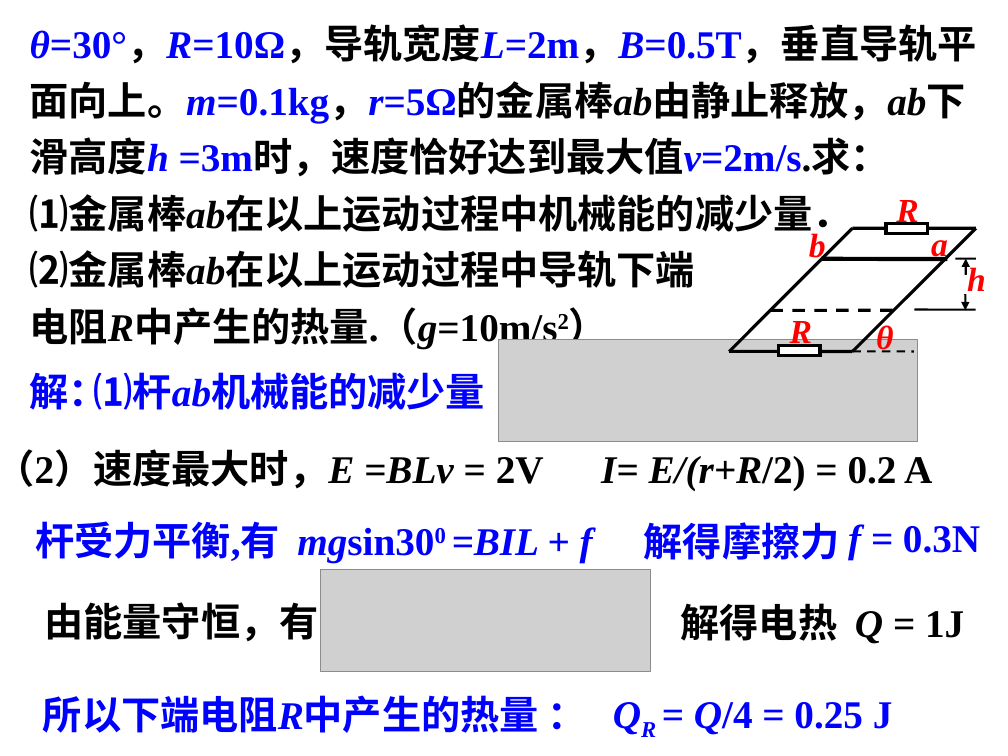
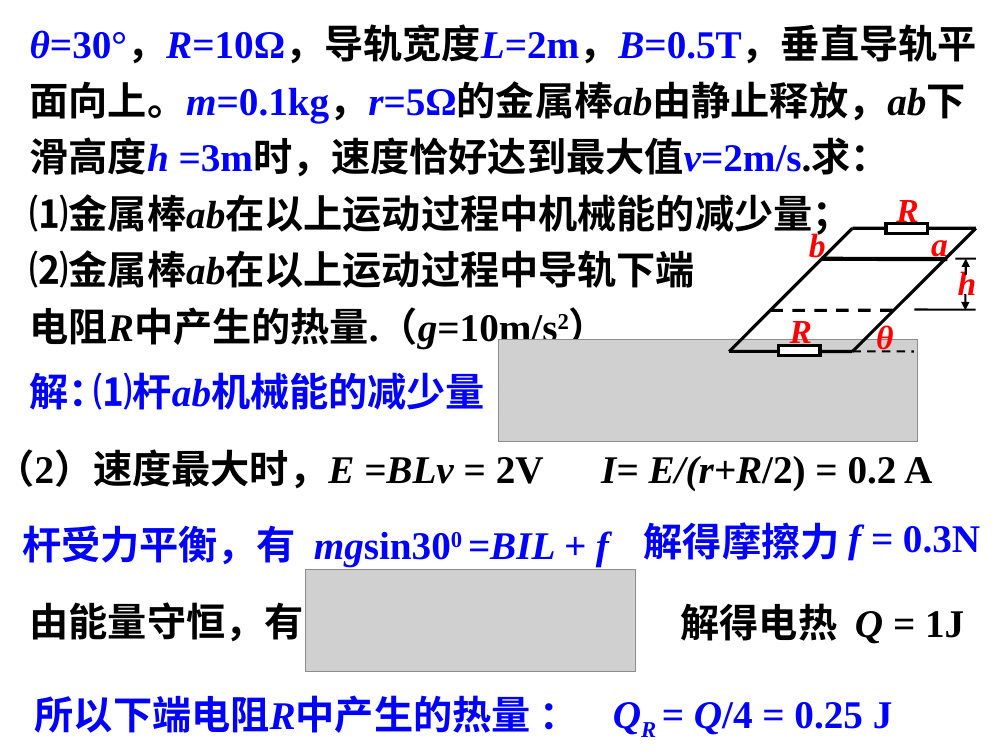
Before and after one commit to saddestboy/wuli2, a slide deck: slide 41 of 4.5A电磁感应问题的综合应用/习题课 电磁感应规律的综合应用.ppt. Drawn at 1008x756 pixels with LibreOffice and Linux fonts; fonts in the diff are those of the drawing; grey boxes stand for pictures. Boxes give left, top, right and bottom in pixels: in the first picture for what was removed or moved away, otherwise in the second. Text is boxed around its words. In the diff, an @@ line names an element or a change of style, - is before the commit and + after.

```diff
--- a/4.5A电磁感应问题的综合应用/习题课 电磁感应规律的综合应用.ppt
+++ b/4.5A电磁感应问题的综合应用/习题课 电磁感应规律的综合应用.ppt
@@ text at (x1=30, y1=194, x2=852, y2=239): text changed @@
-⑴金属棒ab在以上运动过程中机械能的减少量．
+⑴金属棒ab在以上运动过程中机械能的减少量；
@@ text "h" rewrapped from (x1=967, y1=264, x2=986, y2=291) to (x1=958, y1=269, x2=977, y2=302) @@
@@ text at (x1=22, y1=525, x2=609, y2=566): text changed @@
-杆受力平衡,有 mgsin300 =BIL + f
+杆受力平衡，有 mgsin300 =BIL + f
@@ text "由能量守恒，有" moved from (x1=45, y1=602, x2=319, y2=641) to (x1=30, y1=602, x2=304, y2=641) @@
@@ picture moved from (x1=321, y1=570, x2=651, y2=671) to (x1=305, y1=570, x2=636, y2=671) @@
@@ text "所以下端电阻R中产生的热量 ：" moved from (x1=43, y1=695, x2=539, y2=733) to (x1=35, y1=695, x2=531, y2=733) @@
```
Also in this commit, not shown: 5 other slides changed, 4 slides added, 4 other files.
